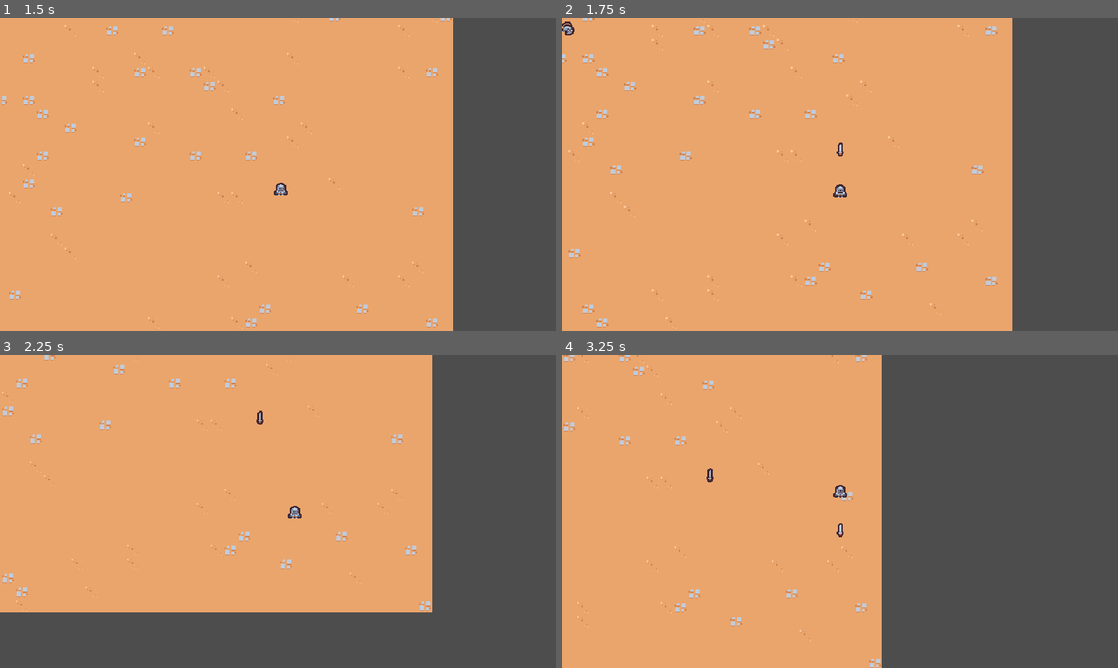
Above: before the commit, frames 1-4 (two rows, left to right).
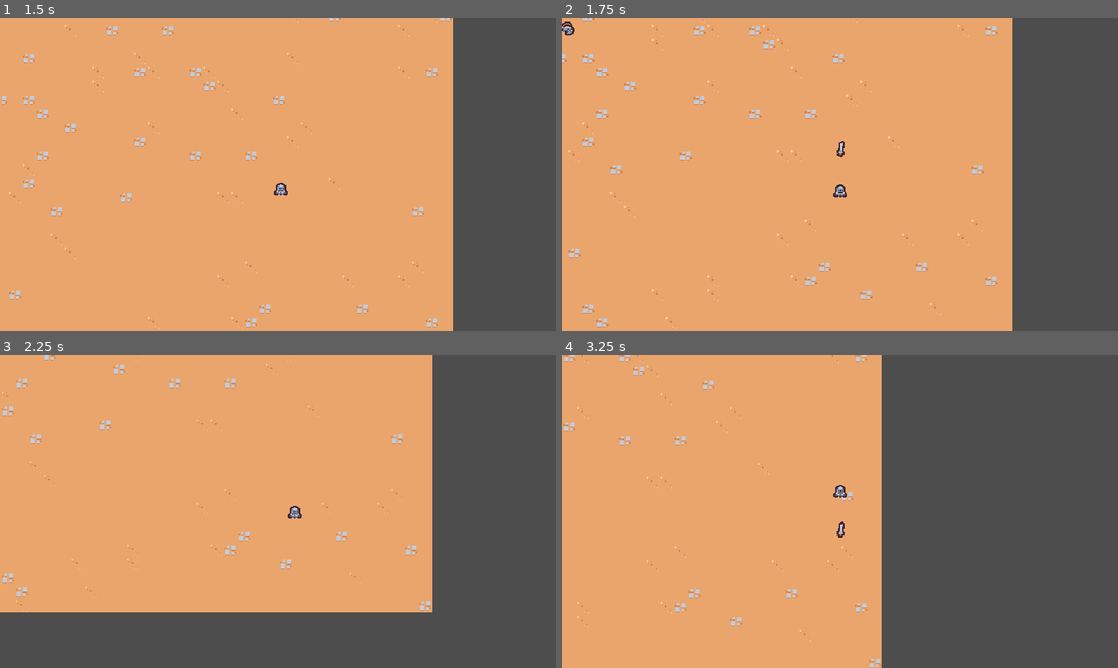
Above: after the commit, the same moments.

Repository: xiaorongdian/2dsurvivorscourse
Game: Godot game, scene res://scenes/main/main.tscn
Same seed, same stepped clock (60 frames per second), same inputs: the game is played once before the commit and once after it.
Inputs:
- Up to frame 1 (1.5 s): hold Right (move_right) 0.53-1.28 s; hold Down (move_down) from 1.28 s (still down)
- Up to frame 2 (1.75 s): keep holding Down (move_down)
- Up to frame 3 (2.25 s): release Down (move_down) at 2.03 s; hold Right (move_right) from 2.03 s (still down)
- Up to frame 4 (3.25 s): release Right (move_right) at 2.78 s; hold Up (move_up) from 2.78 s (still down)

Frame 1 is identical in both runs. In frame 2, less than 0.1% of the frame differs, in the area x 49-51%, y 39-45%; in frame 3, less than 0.1%; in frame 4, less than 0.1%, in the area x 26-51%, y 36-59%.

Commit message:
剑挥舞动画

Diff:
--- a/scenes/abillity/sword_abillity/sword_abillity.tscn
+++ b/scenes/abillity/sword_abillity/sword_abillity.tscn
@@ -1,8 +1,90 @@
-[gd_scene load_steps=2 format=3 uid="uid://cvfy6ycfaq48i"]
+[gd_scene load_steps=5 format=3 uid="uid://cvfy6ycfaq48i"]
 
 [ext_resource type="Texture2D" uid="uid://bkp1j00pdlqua" path="res://scenes/abillity/sword_abillity/sword.png" id="1_167x1"]
 
+[sub_resource type="Animation" id="Animation_167x1"]
+resource_name = "swording"
+length = 0.75
+step = 0.05
+tracks/0/type = "value"
+tracks/0/imported = false
+tracks/0/enabled = true
+tracks/0/path = NodePath("Sprite2D:rotation")
+tracks/0/interp = 2
+tracks/0/loop_wrap = true
+tracks/0/keys = {
+"times": PackedFloat32Array(0, 0.15, 0.4, 0.75),
+"transitions": PackedFloat32Array(1, 1, 1.46409, 1),
+"update": 0,
+"values": [0.0, -0.897099, 3.14159, 0.0]
+}
+tracks/1/type = "value"
+tracks/1/imported = false
+tracks/1/enabled = true
+tracks/1/path = NodePath("Sprite2D:scale")
+tracks/1/interp = 2
+tracks/1/loop_wrap = true
+tracks/1/keys = {
+"times": PackedFloat32Array(0, 0.05, 0.15, 0.35, 0.5, 0.75),
+"transitions": PackedFloat32Array(1, 1, 1, 1, 5.27803, 1),
+"update": 0,
+"values": [Vector2(0, 0), Vector2(0.25, 0.25), Vector2(1, 1), Vector2(1, 1), Vector2(0.7, 0.7), Vector2(0, 0)]
+}
+tracks/2/type = "method"
+tracks/2/imported = false
+tracks/2/enabled = true
+tracks/2/path = NodePath(".")
+tracks/2/interp = 1
+tracks/2/loop_wrap = true
+tracks/2/keys = {
+"times": PackedFloat32Array(0.4995),
+"transitions": PackedFloat32Array(1),
+"values": [{
+"args": [],
+"method": &"queue_free"
+}]
+}
+
+[sub_resource type="Animation" id="Animation_mly1s"]
+length = 0.001
+tracks/0/type = "value"
+tracks/0/imported = false
+tracks/0/enabled = true
+tracks/0/path = NodePath("Sprite2D:rotation")
+tracks/0/interp = 1
+tracks/0/loop_wrap = true
+tracks/0/keys = {
+"times": PackedFloat32Array(0),
+"transitions": PackedFloat32Array(1),
+"update": 0,
+"values": [0.0]
+}
+tracks/1/type = "value"
+tracks/1/imported = false
+tracks/1/enabled = true
+tracks/1/path = NodePath("Sprite2D:scale")
+tracks/1/interp = 1
+tracks/1/loop_wrap = true
+tracks/1/keys = {
+"times": PackedFloat32Array(0),
+"transitions": PackedFloat32Array(1),
+"update": 0,
+"values": [Vector2(1, 1)]
+}
+
+[sub_resource type="AnimationLibrary" id="AnimationLibrary_ipmqv"]
+_data = {
+&"RESET": SubResource("Animation_mly1s"),
+&"swing": SubResource("Animation_167x1")
+}
+
 [node name="SwordAbillity" type="Node2D"]
+
+[node name="AnimationPlayer" type="AnimationPlayer" parent="."]
+libraries = {
+&"": SubResource("AnimationLibrary_ipmqv")
+}
+autoplay = "swing"
 
 [node name="Sprite2D" type="Sprite2D" parent="."]
 texture = ExtResource("1_167x1")
